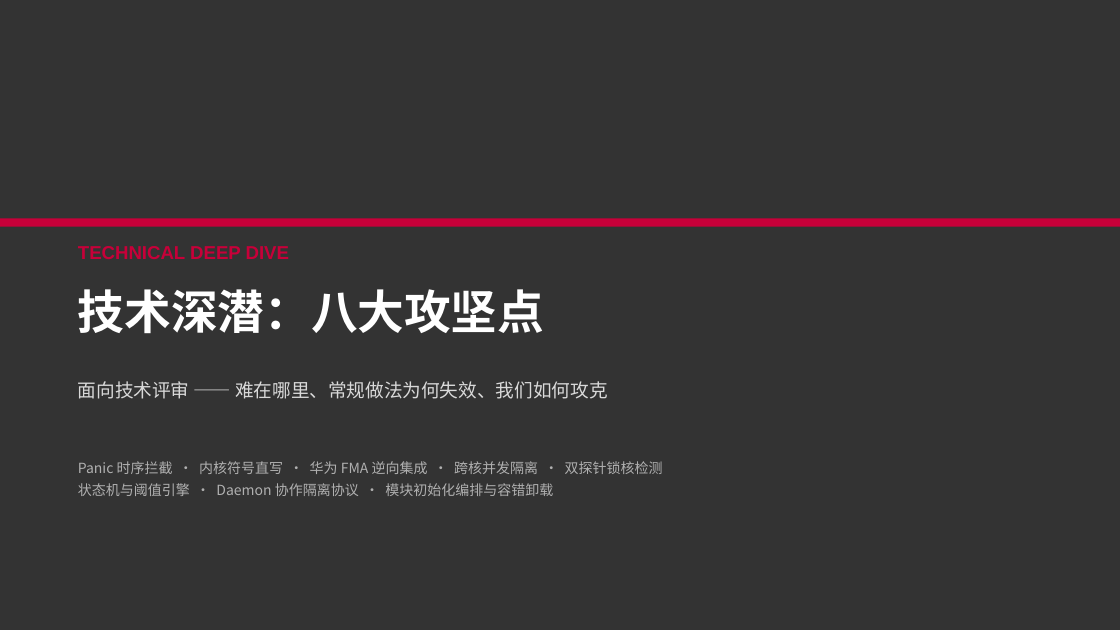
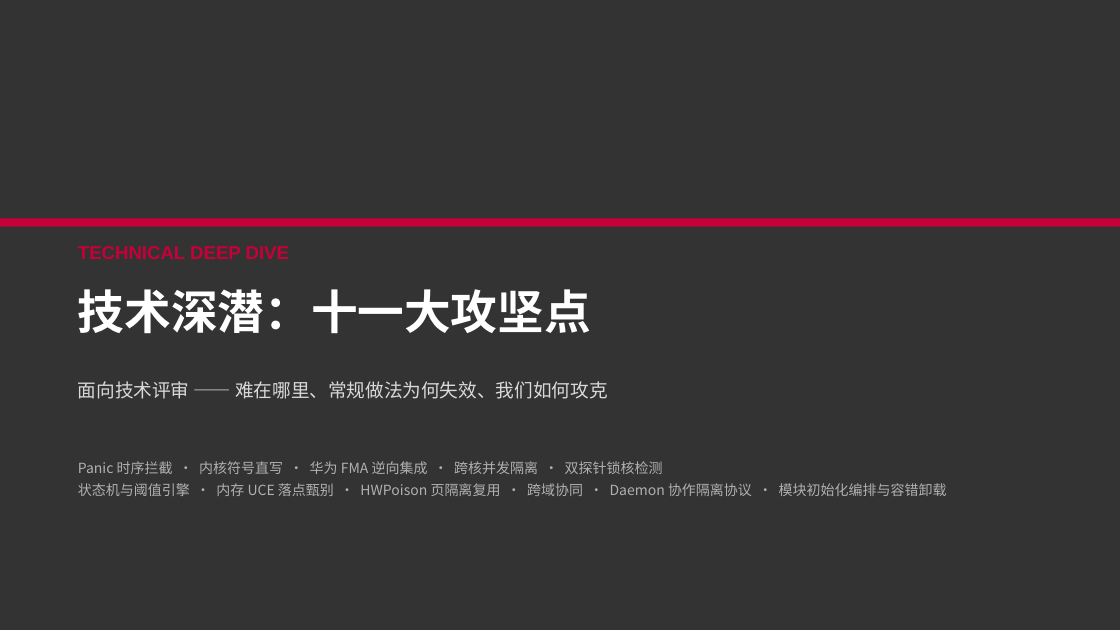
Before and after one commit to zengxi0302/cpu_core_isolate, a slide deck: slide 10 of docs/CFI_华为云_汇报材料.pptx (slide 8 before the commit). Drawn at 1120x630 pixels with LibreOffice and Linux fonts; fonts in the diff are those of the drawing. Boxes give left, top, right and bottom in pixels: in the first picture for what was removed or moved away, otherwise in the second. Text is boxed around its words. In the diff, an @@ line names an element or a change of style, - is before the commit and + after.

```diff
--- a/docs/CFI_华为云_汇报材料.pptx
+++ b/docs/CFI_华为云_汇报材料.pptx
@@ text at (78, 289, 591, 333): text changed @@
-技术深潜：八大攻坚点
+技术深潜：十一大攻坚点
@@ text at (78, 483, 947, 496): text changed @@
-状态机与阈值引擎 · Daemon 协作隔离协议 · 模块初始化编排与容错卸载
+状态机与阈值引擎 · 内存 UCE 落点甄别 · HWPoison 页隔离复用 · 跨域协同 · Daemon 协作隔离协议 · 模块初始化编排与容错卸载
```
Also in this commit, not shown: 18 other slides changed, 6 slides added, 3 other files.
